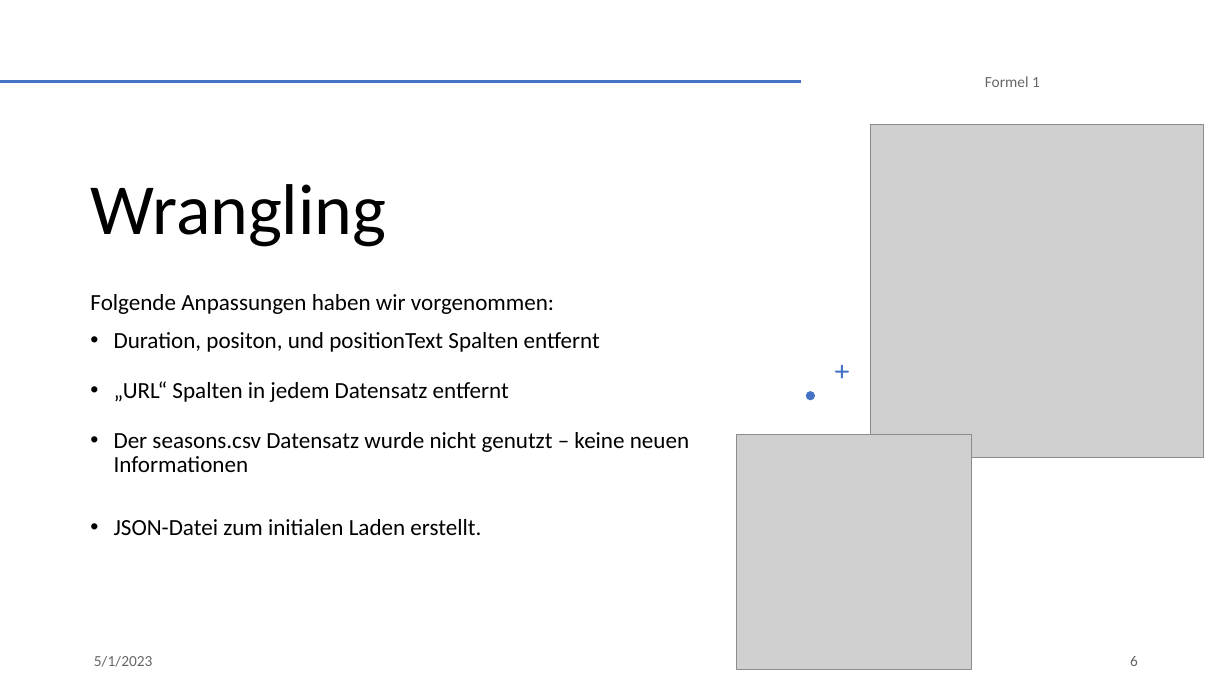
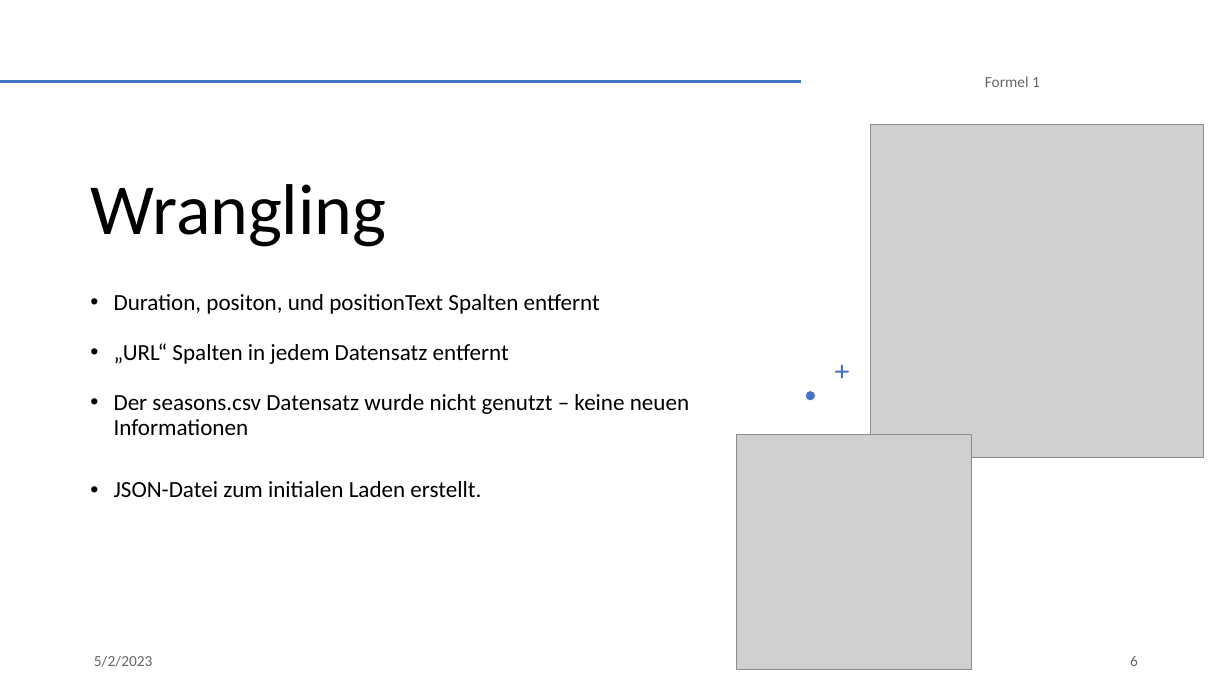
Before and after one commit to NicoHenzel/DataWarehouseWorkshop, a slide deck: slide 6 of Präsentation.pptx. Drawn at 1232x693 pixels with LibreOffice and Linux fonts; fonts in the diff are those of the drawing; grey boxes stand for pictures. Boxes give left, top, right and bottom in pixels: in the first picture for what was removed or moved away, otherwise in the second. Text is boxed around its words. In the diff, an @@ line names an element or a change of style, - is before the commit and + after.

```diff
--- a/Präsentation.pptx
+++ b/Präsentation.pptx
@@ text at [90, 294, 554, 314]: paragraph removed @@
-Folgende Anpassungen haben wir vorgenommen:
@@ text at [94, 656, 153, 667]: text changed @@
-5/1/2023
+5/2/2023
```
Also in this commit, not shown: 15 other slides changed, 1 other file.
